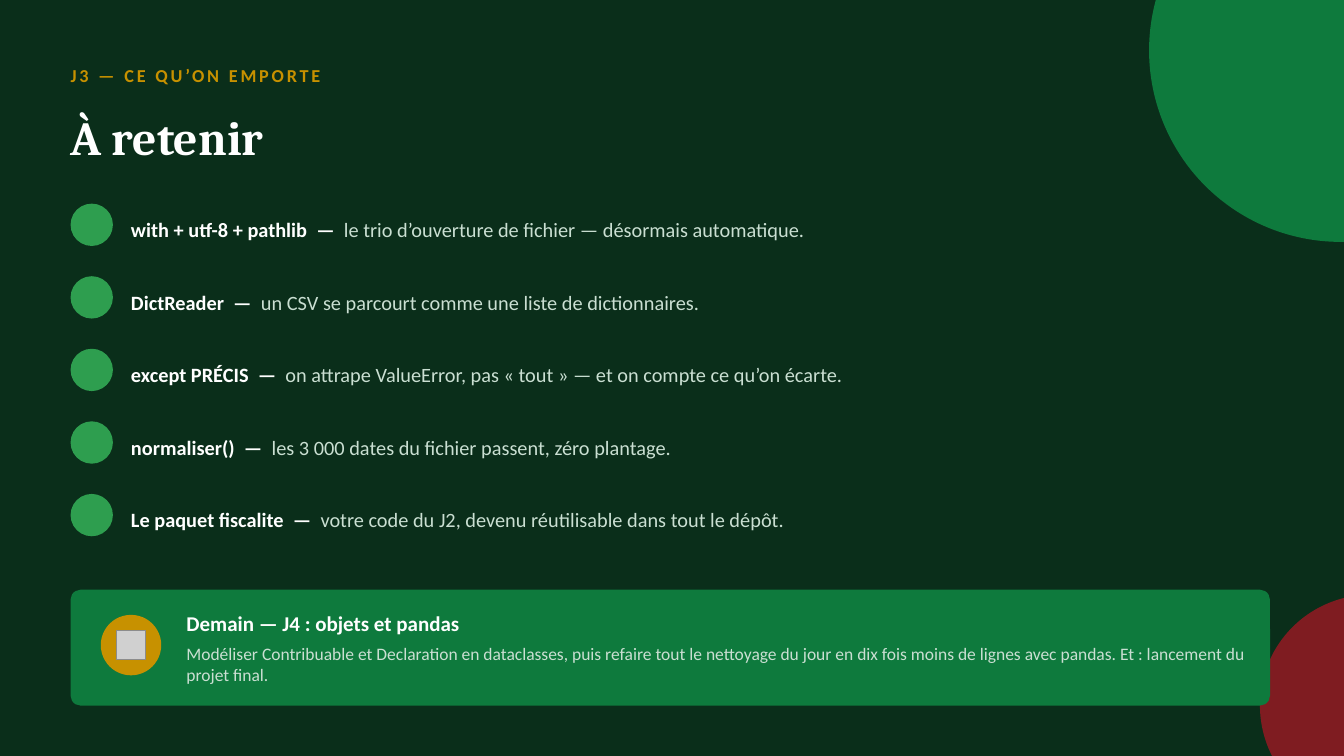
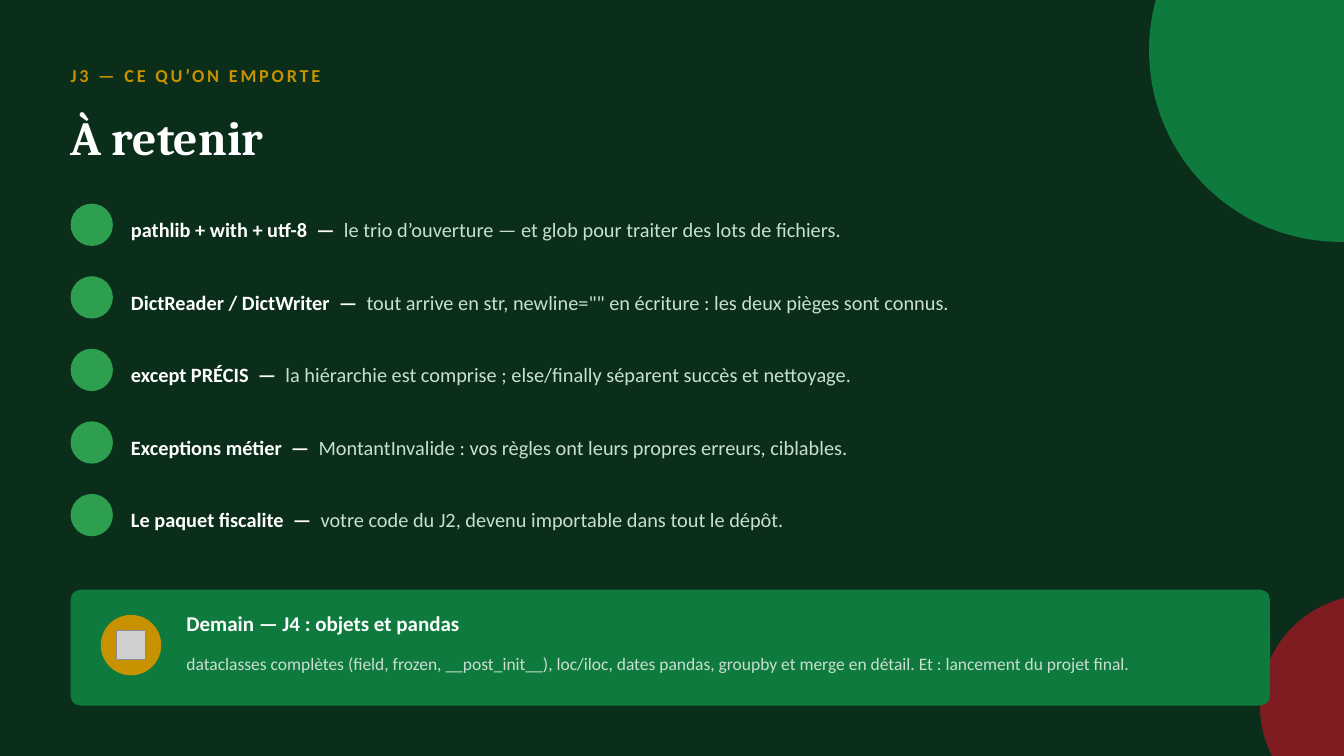
Before and after one commit to sogui/formation-python, a slide deck: slide 15 of slides/sources/J3-fichiers-robustesse.pptx (slide 10 before the commit). Drawn at 1344x756 pixels with LibreOffice and Linux fonts; fonts in the diff are those of the drawing; grey boxes stand for pictures; background and template pictures are left out. Boxes give left, top, right and bottom in pixels: in the first picture for what was removed or moved away, otherwise in the second. Text is boxed around its words. In the diff, an @@ line names an element or a change of style, - is before the commit and + after.

Commit message:
Slides enrichies : niveau intermédiaire, ~14-15 diapos par journée
- J1 : REPL/débogage, pièges du float pour les montants, round bancaire,
  f-strings détaillées, truthiness, enumerate/zip, while, compréhensions
- J2 : *args/**kwargs, portée LEGB et défaut mutable, lambda/key=,
  slicing et copie, Counter/defaultdict, tableau de choix des structures
- J3 : pathlib complet (glob), DictWriter et newline, options JSON,
  hiérarchie des exceptions, else/finally, exceptions métier, uv détaillé
- J4 : dataclass avancé (frozen, __post_init__, field), loc/iloc et
  SettingWithCopyWarning, to_datetime/.dt, agg nommés, merge validé
- J5 : argparse détaillé, logging, vectorisation, anatomie d'un script,
  checklist qualité avant de rendre

```diff
--- a/slides/sources/J3-fichiers-robustesse.pptx
+++ b/slides/sources/J3-fichiers-robustesse.pptx
@@ text at (131,222,841,241): text changed @@
-with + utf-8 + pathlib — le trio d’ouverture de fichier — désormais automatique.
+pathlib + with + utf-8 — le trio d’ouverture — et glob pour traiter des lots de fichiers.
@@ text at (131,295,948,314): text changed @@
-DictReader — un CSV se parcourt comme une liste de dictionnaires.
+DictReader / DictWriter — tout arrive en str, newline="" en écriture : les deux pièges sont connus.
@@ text at (131,365,851,386): text changed @@
-except PRÉCIS — on attrape ValueError, pas « tout » — et on compte ce qu’on écarte.
+except PRÉCIS — la hiérarchie est comprise ; else/finally séparent succès et nettoyage.
@@ text at (131,440,847,459): text changed @@
-normaliser() — les 3 000 dates du fichier passent, zéro plantage.
+Exceptions métier — MontantInvalide : vos règles ont leurs propres erreurs, ciblables.
@@ text at (131,512,783,531): text changed @@
-Le paquet fiscalite — votre code du J2, devenu réutilisable dans tout le dépôt.
+Le paquet fiscalite — votre code du J2, devenu importable dans tout le dépôt.
@@ text at (186,657,1129,673): text changed @@
-Modéliser Contribuable et Declaration en dataclasses, puis refaire tout le nettoyage du jour en dix fois moins de lignes avec pandas. Et : lancement du projet final.
+dataclasses complètes (field, frozen, __post_init__), loc/iloc, dates pandas, groupby et merge en détail. Et : lancement du projet final.
```
Also in this commit, not shown: 9 other slides changed, 5 slides added, 9 other files.
